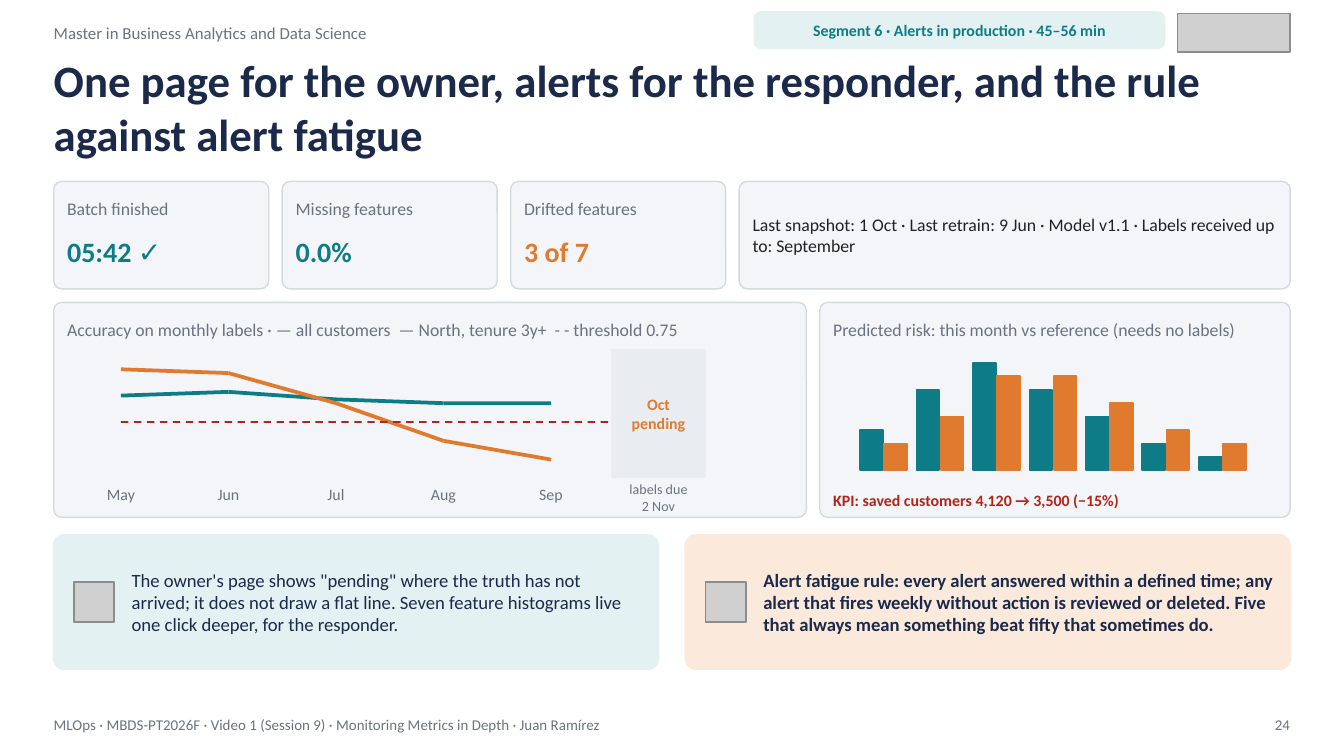
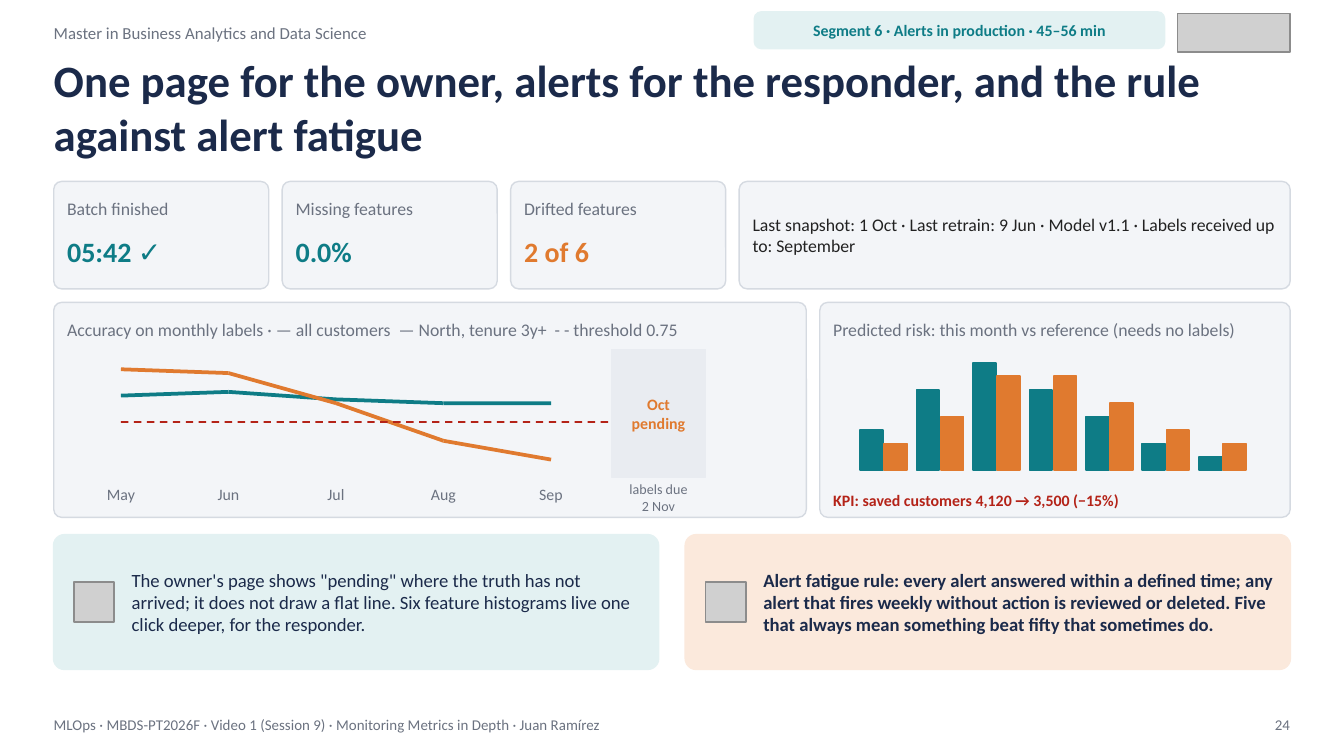
Before and after one commit to juanmaramirezgarcia/mlops-2026-27, a slide deck: slide 24 of 2026-27/S09/MLOps_S09_Video1_Monitoring_Metrics_in_Depth.pptx. Drawn at 1344x756 pixels with LibreOffice and Linux fonts; fonts in the diff are those of the drawing; grey boxes stand for pictures. Boxes give left, top, right and bottom in pixels: in the first picture for what was removed or moved away, otherwise in the second. Text is boxed around its words. In the diff, an @@ line names an element or a change of style, - is before the commit and + after.

```diff
--- a/2026-27/S09/MLOps_S09_Video1_Monitoring_Metrics_in_Depth.pptx
+++ b/2026-27/S09/MLOps_S09_Video1_Monitoring_Metrics_in_Depth.pptx
@@ text at (x1=524, y1=242, x2=589, y2=262): text changed @@
-3 of 7
+2 of 6
@@ text at (x1=132, y1=574, x2=630, y2=634): text changed @@
-The owner's page shows "pending" where the truth has not arrived; it does not draw a flat line. Seven feature histograms live one click deeper, for the responder.
+The owner's page shows "pending" where the truth has not arrived; it does not draw a flat line. Six feature histograms live one click deeper, for the responder.
```
Also in this commit, not shown: 7 other slides changed, 17 other files.
